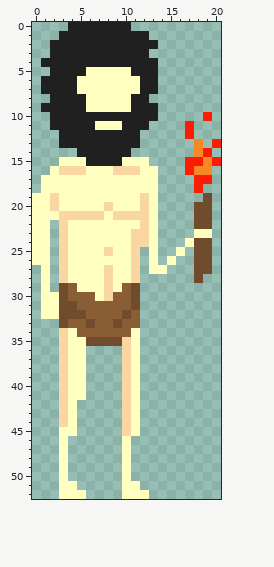
Two states of a pixel-art sprite, sprites/images/spr_player_idle_1_0.png. That is the earlier state.
The file is 21x53 pixels.
New version:
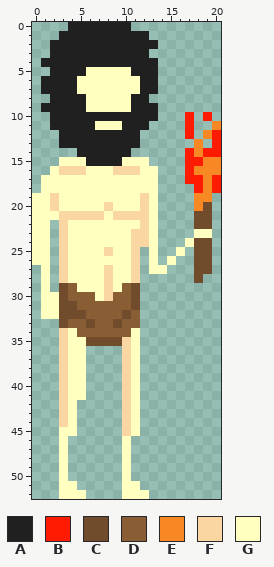
Palette (. is transparent): A #202020  B #fd1c02  C #704b2c  D #8a5e35  E #f88823  F #f9d6a2  G #ffffc0
Difference:
Changed rows in their new state; - is an unchanged pixel.
first column x 17:
10 B---
11 ---E
12 --EB
14 B--B
15 ---E
16 ---E
17 B-EB
18 --EB
19 -EE-
20 -E--
Where, in picture pixels (left, top, right, bottom), the same in both pictures:
changed: (185, 112, 221, 211)
